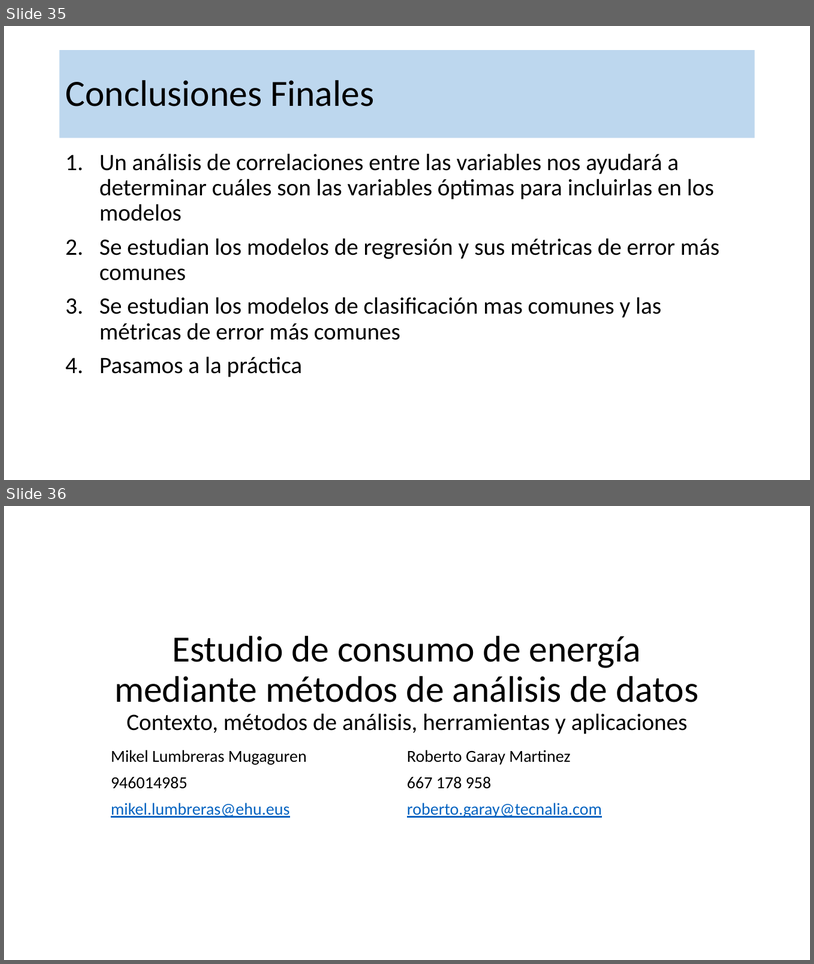
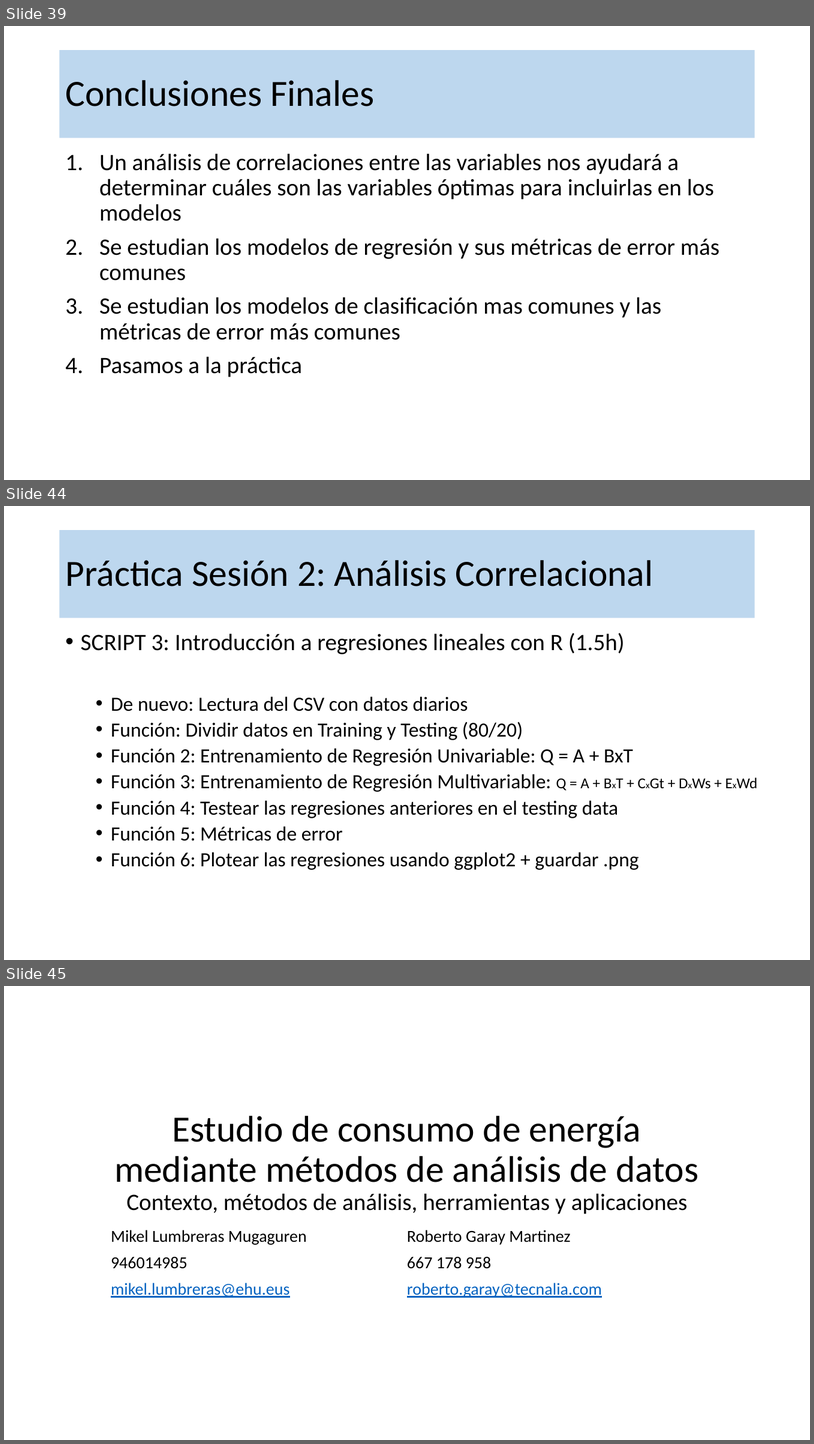
Before and after one commit to robgaray/EESIA_Consumo_Analisis_Datos_2021, a slide deck: 1_Presentaciones/Sesion_2_Teoría.pptx. Shown one above the other, each under a label of ours: slides 35 and 36 before the commit, slides 39, 44 and 45 after it; the slides between them are not shown. The pictures are 814x964 and 814x1444 pixels, drawn with LibreOffice and Linux fonts; fonts in the diff are those of the drawing; background and template pictures are left out. Boxes give left, top, right and bottom in pixels: in the first picture for what was removed or moved away, otherwise in the second. Text is boxed around its words. In the diff, an @@ line names an element or a change of style, - is before the commit and + after.

```diff
--- a/1_Presentaciones/Sesion_2_Teoría.pptx
+++ b/1_Presentaciones/Sesion_2_Teoría.pptx
@@ slide 44 added at (x1=4, y1=506, x2=810, y2=960), background #FFFFFF @@
@@ title added at (x1=60, y1=530, x2=755, y2=618), fill #BDD7EE, 44 pt, text #000000 @@
+Práctica Sesión 2: Análisis Correlacional
@@ text added at (x1=81, y1=633, x2=639, y2=870), 24 pt, text #000000 @@
+• SCRIPT 3: Introducción a regresiones lineales con R (1.5h)
+  • De nuevo: Lectura del CSV con datos diarios
+  • Función: Dividir datos en Training y Testing (80/20)
+  • Función 2: Entrenamiento de Regresión Univariable: Q = A + BxT
+  • Función 3: Entrenamiento de Regresión Multivariable: Q = A + BxT + CxGt + DxWs + ExWd
+  • Función 4: Testear las regresiones anteriores en el testing data
+  • Función 5: Métricas de error
+  • Función 6: Plotear las regresiones usando ggplot2 + guardar .png
@@ what was slide 35 is now slide 39 @@
@@ what was slide 36 is now slide 45 @@
```
Also in this commit, not shown: 4 slides changed, 8 other slides added, 1 other file.
